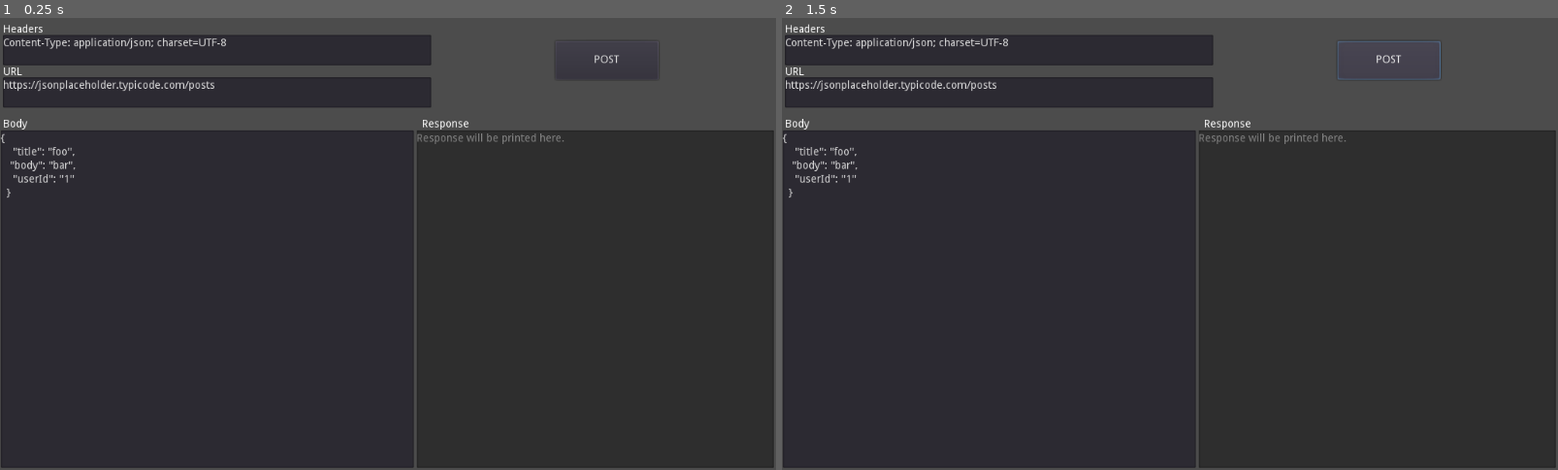
Above: before the commit, frames 1-2 (left to right).
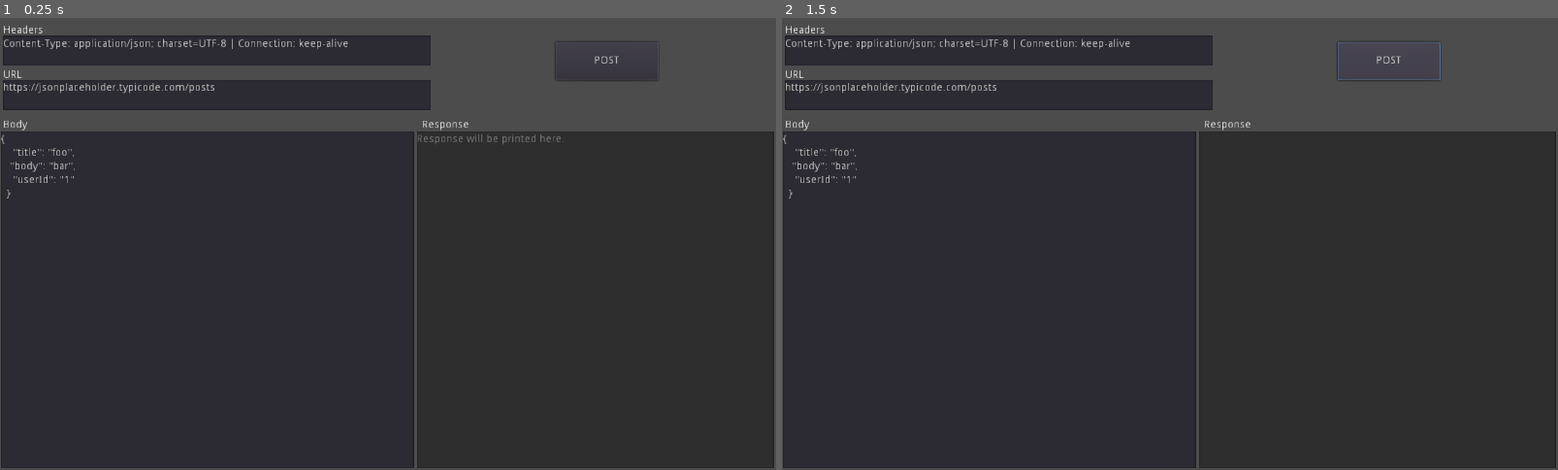
Above: after the commit, the same moments.

Repository: c-karaolis/Pigeon
Game: Godot game, scene res://src/MainWindow.tscn
Same seed, same stepped clock (60 frames per second), same inputs: the game is played once before the commit and once after it.
Inputs:
- Up to frame 1 (0.25 s): no input
- Up to frame 2 (1.5 s): click "POST" at 0.5 s; click "POST" at 1.25 s

The runs differ from the first frame. In frame 1, 1.9% of the frame differs, in the area x 0-100%, y 1-100%; in frame 2, 1.9%.
Error before the commit: Invalid call. Nonexistent function 'split' in base 'TextEdit'. (res://src/MainWindowManager.gd:44)

Commit message:
Switch to static typing

Diff:
--- a/project.godot
+++ b/project.godot
@@ -19,6 +19,11 @@
 run/main_scene="res://src/MainWindow.tscn"
 config/icon="res://icon.png"
 
+[display]
+
+window/stretch/mode="2d"
+window/stretch/aspect="keep"
+
 [rendering]
 
 quality/driver/driver_name="GLES2"
--- a/src/MainWindow.tscn
+++ b/src/MainWindow.tscn
@@ -6,9 +6,9 @@
 anchor_right = 1.0
 anchor_bottom = 1.0
 margin_left = 0.667419
-margin_top = 1.41422
+margin_top = 1.81107
 margin_right = 0.66748
-margin_bottom = 1.41418
+margin_bottom = 1.81104
 script = ExtResource( 1 )
 __meta__ = {
 "_edit_use_anchors_": false
@@ -63,9 +63,9 @@
 
 [node name="UrlText" type="TextEdit" parent="."]
 margin_left = 3.0
-margin_top = 80.0
+margin_top = 82.3784
 margin_right = 568.0
-margin_bottom = 120.0
+margin_bottom = 122.378
 text = "https://jsonplaceholder.typicode.com/posts"
 __meta__ = {
 "_edit_use_anchors_": false
@@ -76,7 +76,7 @@
 margin_top = 24.2441
 margin_right = 568.185
 margin_bottom = 64.2441
-text = "Content-Type: application/json; charset=UTF-8"
+text = "Content-Type: application/json; charset=UTF-8 | Connection: keep-alive"
 __meta__ = {
 "_edit_use_anchors_": false
 }
@@ -101,10 +101,10 @@
 }
 
 [node name="UrlLabel" type="Label" parent="Labels"]
-margin_left = 3.18503
-margin_top = 65.5789
-margin_right = 43.185
-margin_bottom = 79.5789
+margin_left = 2.77795
+margin_top = 68.552
+margin_right = 42.778
+margin_bottom = 82.552
 text = "URL"
 
 [node name="HeadersLabel" type="Label" parent="Labels"]
--- a/src/MainWindowManager.gd
+++ b/src/MainWindowManager.gd
@@ -1,51 +1,39 @@
 extends Control
 
+onready var url_box: TextEdit  = $UrlText
+onready var body_text_box: TextEdit = $BodyText
+onready var result_text_box: TextEdit = $ResultText
+onready var headers_text_box: TextEdit = $HeadersText
+onready var post_request: HTTPRequest = $PostHTTPRequest
 
-# Declare member variables here. Examples:
-# var a = 2
-# var b = "text"
-onready var url_box = $UrlText
-onready var body_text_box = $BodyText
-onready var result_text_box = $ResultText
-onready var headers_text_box = $HeadersText
-onready var post_request = $PostHTTPRequest
-# Called when the node enters the scene tree for the first time.
 func _ready():
 	pass # Replace with function body.
 
 
-# Called every frame. 'delta' is the elapsed time since the previous frame.
-#func _process(delta):
-#	pass
-
-
-func _on_PostHTTPRequest_request_completed(result, response_code, headers, body):
+func _on_PostHTTPRequest_request_completed(result: int, response_code: int, headers: PoolStringArray, body: PoolByteArray):
 #	var json = JSON.parse(body.get_string_from_utf8())
-#	print(result)
-#	print(body.get_string_from_utf8())
-#	print(json.result)
-#	print(json.error)
-#	print(json.error_string)
 #	var texter = json.error if json.error != OK else json.result
 	result_text_box.text = body.get_string_from_utf8()
 	pass # Replace with function body.
 
 
-func _on_GetHTTPRequest_request_completed(result, response_code, headers, body):
-	pass # Replace with function body.
+func _on_GetHTTPRequest_request_completed(result: int, response_code: int, headers: PoolStringArray, body: PoolByteArray):
+	pass
 
 
-func _on_PutHTTPRequest_request_completed(result, response_code, headers, body):
-	pass # Replace with function body.
+func _on_PutHTTPRequest_request_completed(result: int, response_code: int, headers: PoolStringArray, body: PoolByteArray):
+	pass
 
 
 func _on_PostButton_button_up():
-	var body_text = body_text_box.text
-	var headers = headers_text_box.split("|")
+	var body_text: String = body_text_box.text
+	var headers: Array = headers_text_box.text.split("|")
+	set_result_requesting_text()
+	print (headers)
 #	var headers = ["Content-Type: application/json; charset=UTF-8"]
 	body_text = remove_json_trailing_artifacts(body_text)
 	post_request.request(url_box.text, headers, false, HTTPClient.METHOD_POST, body_text)
-	pass # Replace with function body.
+	pass
 
 
 func remove_json_trailing_artifacts(json: String):
@@ -55,3 +43,8 @@
 		return json
 	else:
 		return json
+
+
+
+func set_result_requesting_text():
+	result_text_box.text = "Requesting . . ."
